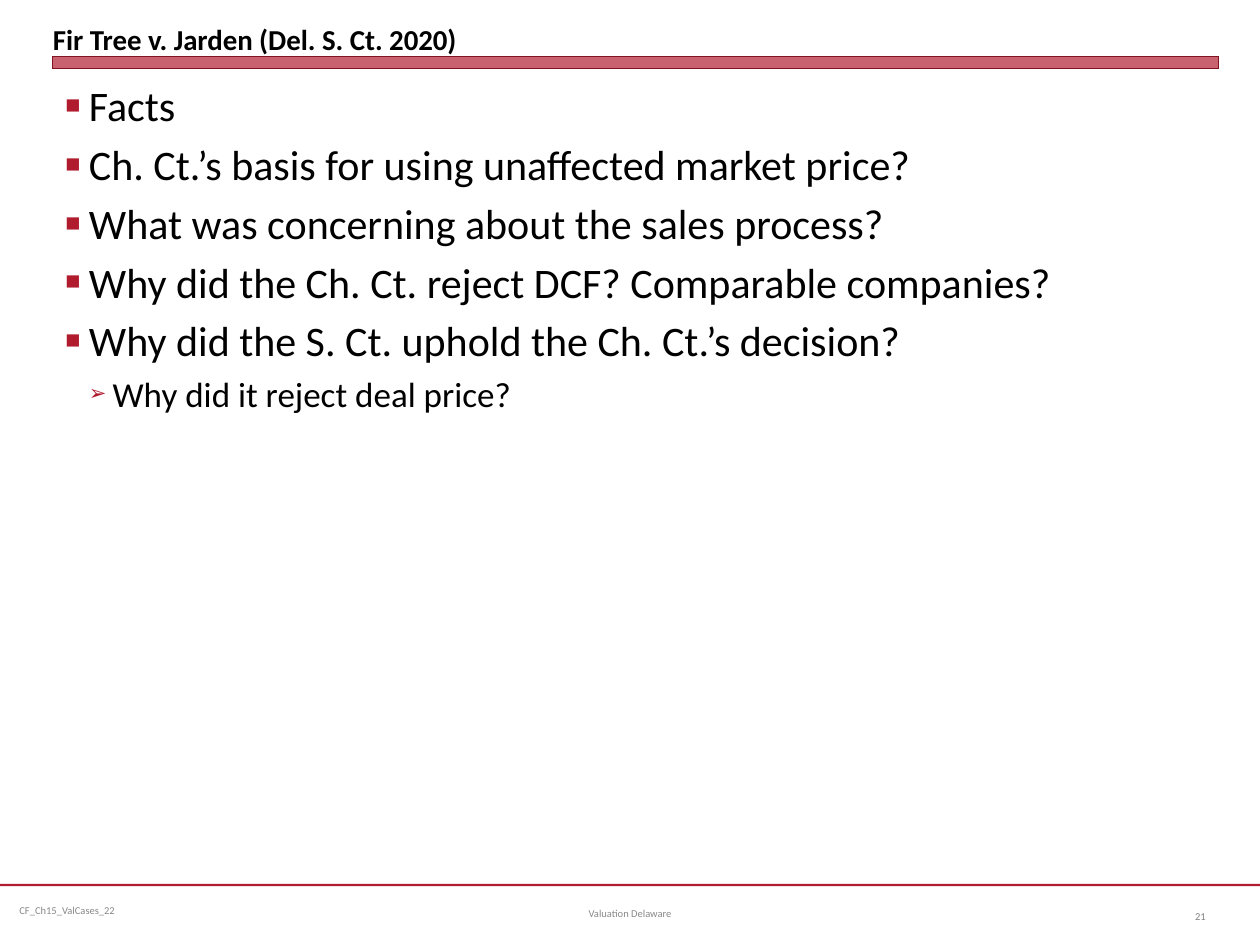
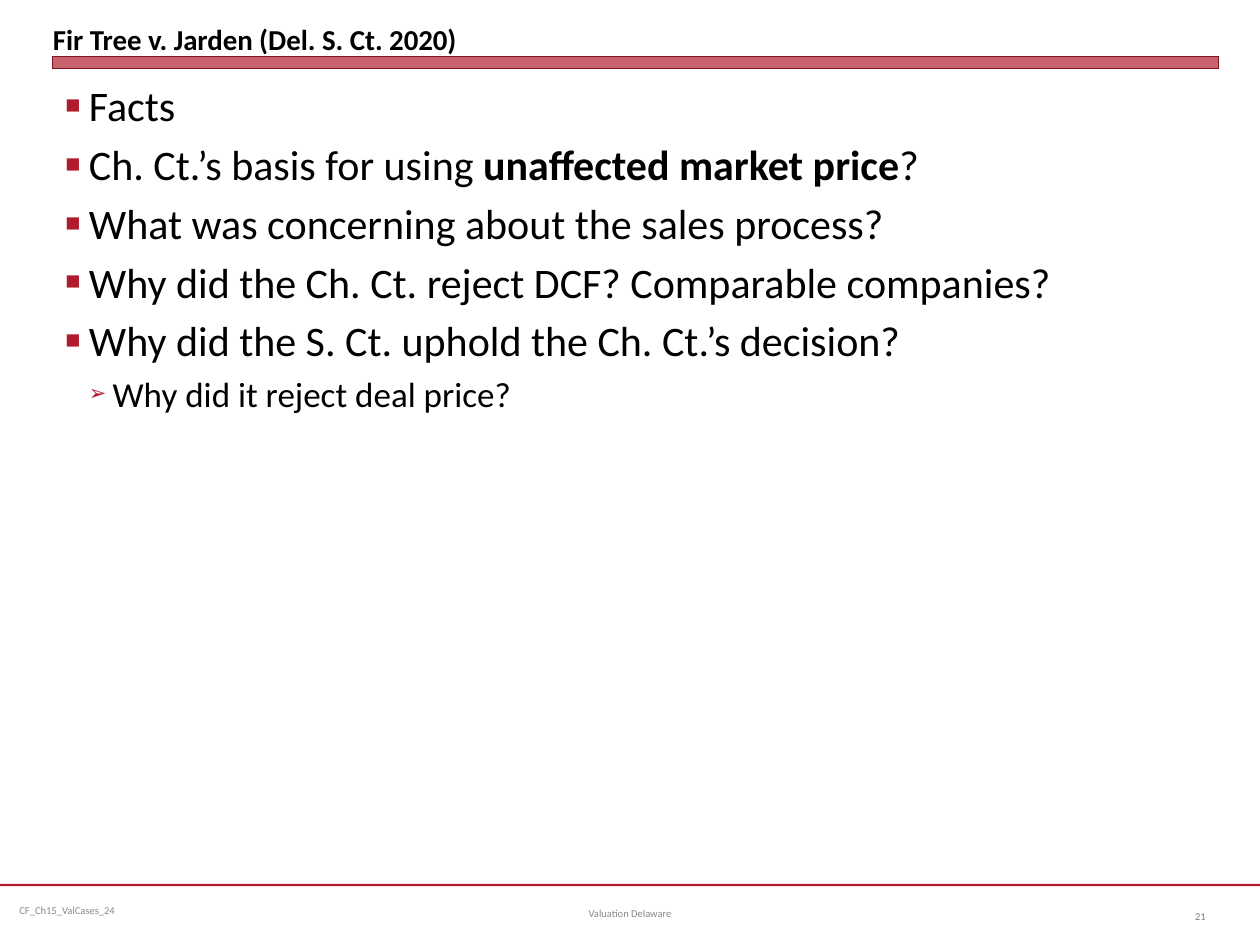
Before and after one commit to jmc877/Corporate-Finance, a slide deck: slide 21 of slides/CF_Ch15_ValCases_24.pptx. Drawn at 1260x945 pixels with LibreOffice and Linux fonts; fonts in the diff are those of the drawing. Boxes give left, top, right and bottom in pixels: in the first picture for what was removed or moved away, otherwise in the second. Text is boxed around its words. In the diff, an @@ line names an element or a change of style, - is before the commit and + after.

```diff
--- a/slides/CF_Ch15_ValCases_24.pptx
+++ b/slides/CF_Ch15_ValCases_24.pptx
@@ text at (x1=89, y1=150, x2=919, y2=188): bold on in "unaffected market price?" @@
@@ text at (x1=19, y1=907, x2=114, y2=916): text changed @@
-CF_Ch15_ValCases_22
+CF_Ch15_ValCases_24
```
Also in this commit, not shown: 24 other slides changed, 1 slide added.
